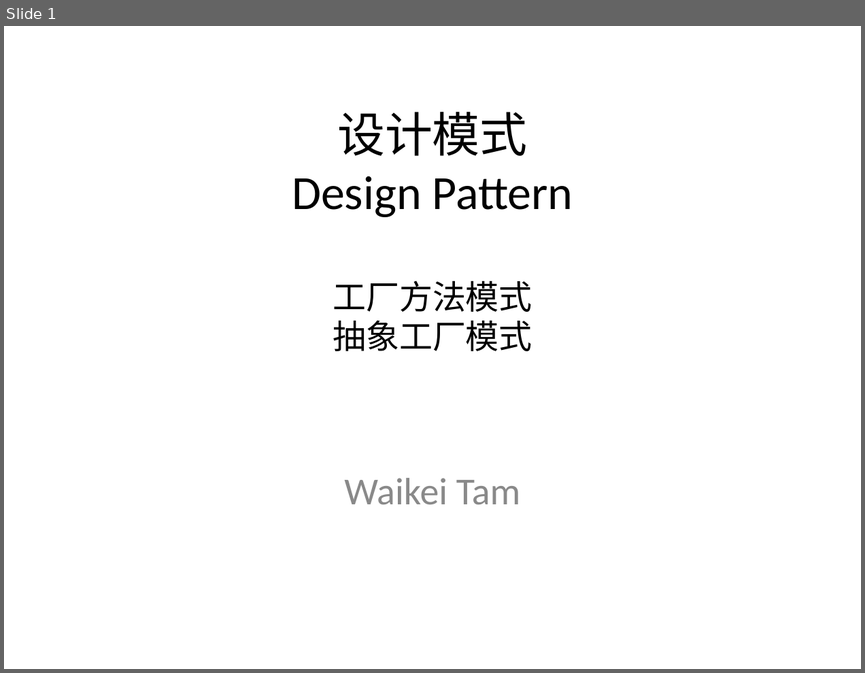
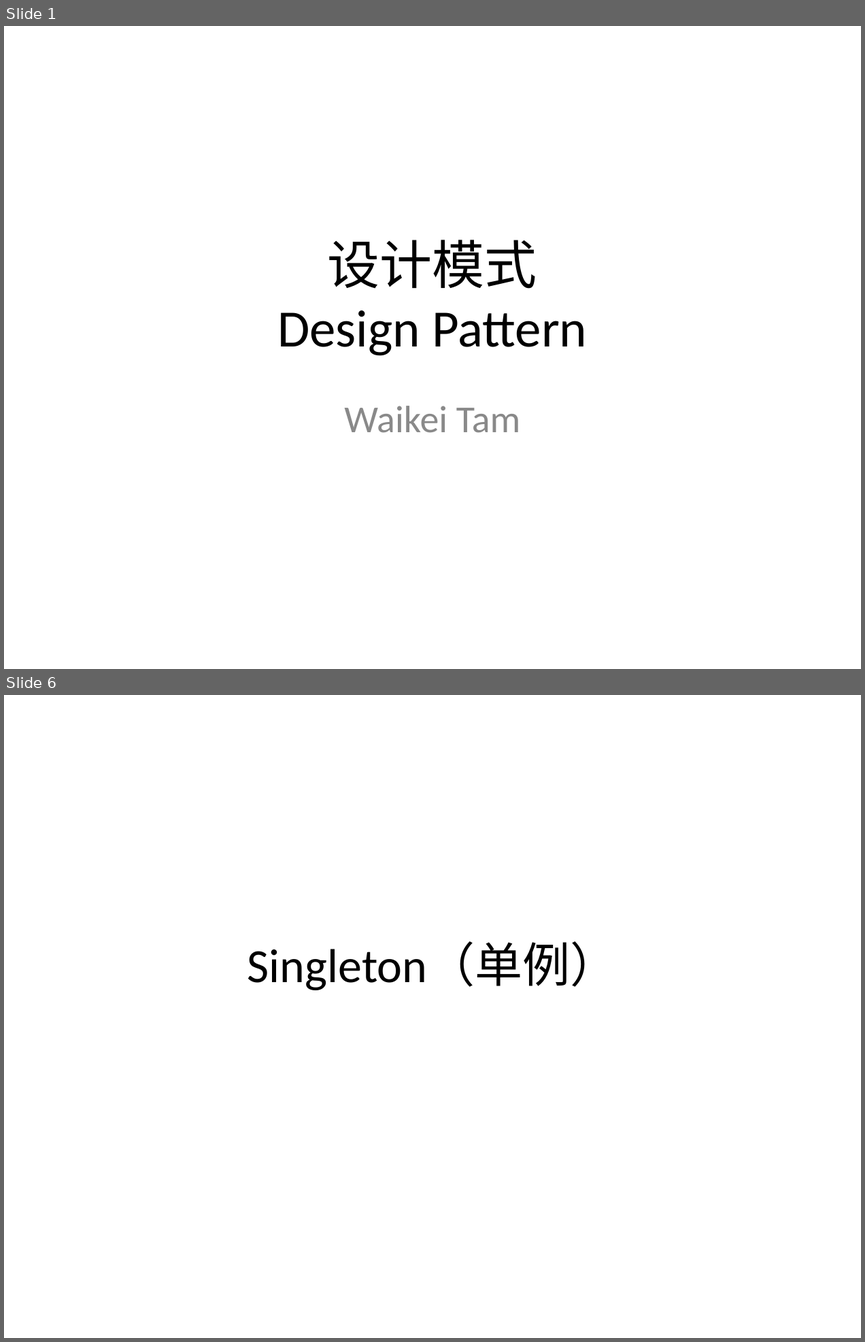
Before and after one commit to PlumpMath/DesignPattern-108, a slide deck: doc/Design Pattern.ppt. Shown one above the other, each under a label of ours: slide 1 before the commit, slides 1 and 6 after it; the slides between them are not shown. The pictures are 865x673 and 865x1342 pixels, drawn with LibreOffice and Linux fonts; fonts in the diff are those of the drawing. Boxes give left, top, right and bottom in pixels: in the first picture for what was removed or moved away, otherwise in the second. Text is boxed around its words. In the diff, an @@ line names an element or a change of style, - is before the commit and + after.

```diff
--- a/doc/Design Pattern.ppt
+++ b/doc/Design Pattern.ppt
@@ slide 6 added at (x1=4, y1=695, x2=861, y2=1338), background #FFFFFF @@
@@ title added at (x1=247, y1=943, x2=617, y2=990), 40 pt, text #000000 @@
+Singleton（单例）
@@ slide 1 changed as well @@
@@ title at (x1=277, y1=240, x2=587, y2=356): text changed; size 40 to 44 pt @@
-设计模式
-Design Pattern
-工厂方法模式
-抽象工厂模式
+设计模式
+Design Pattern
@@ subtitle "Waikei Tam" moved from (x1=344, y1=478, x2=520, y2=505) to (x1=344, y1=405, x2=520, y2=433) @@
```
Also in this commit, not shown: 3 other slides changed, 15 other slides added, 2 slides removed.
